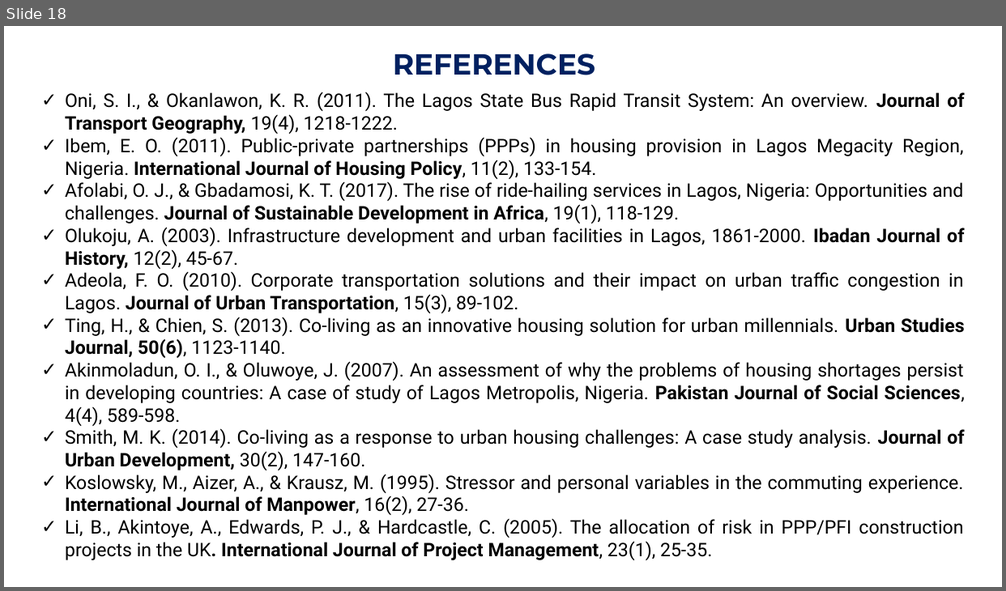
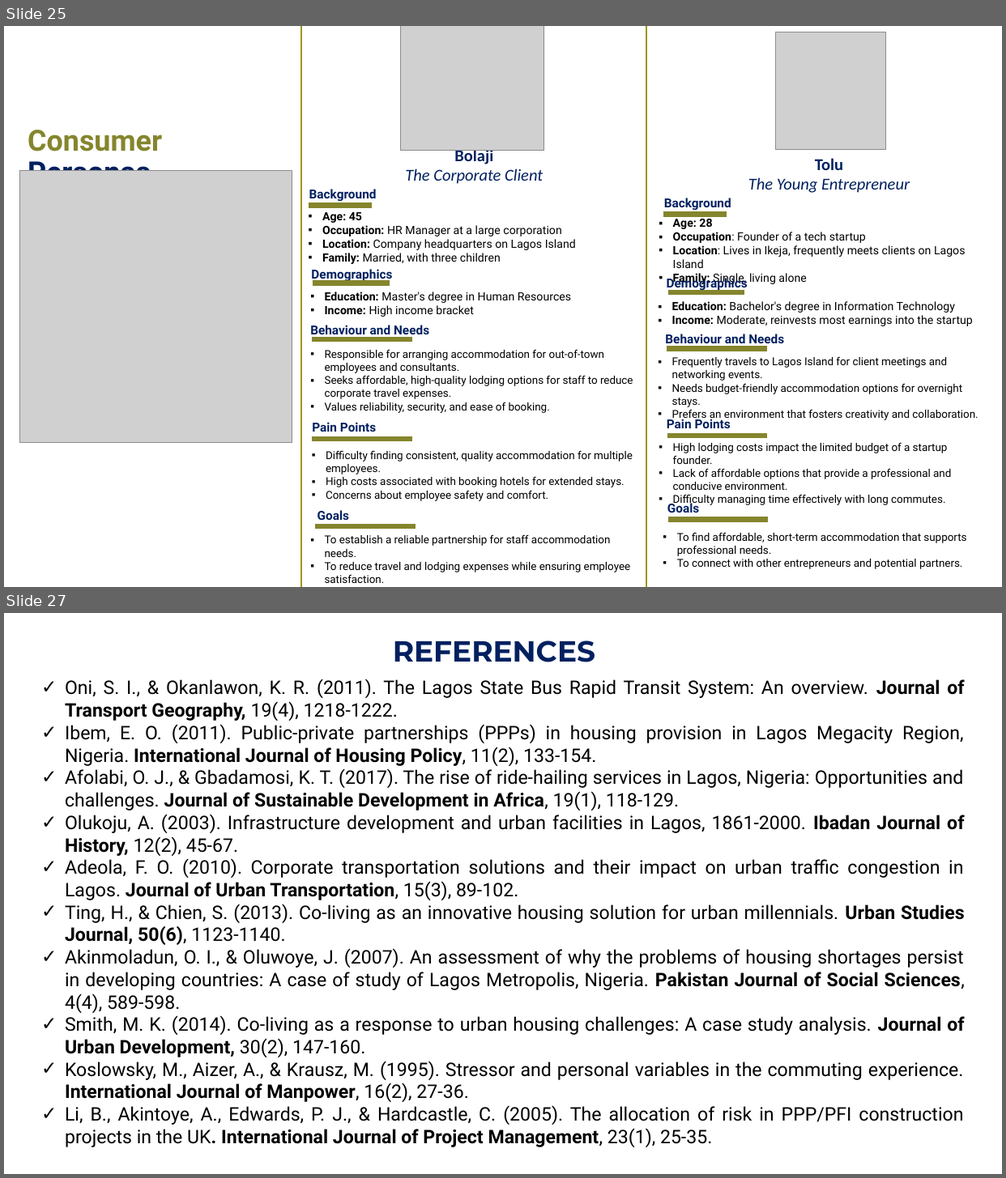
Before and after one commit to Gbekoilias/IslandRest-Hostel-Documentation, a slide deck: docs/Enhancing Hospitality IslandRest Hostel Operational Overview.pptx. Shown one above the other, each under a label of ours: slide 18 before the commit, slides 25 and 27 after it; the slides between them are not shown. The pictures are 1006x591 and 1006x1178 pixels, drawn with LibreOffice and Linux fonts; fonts in the diff are those of the drawing; grey boxes stand for pictures. Boxes give left, top, right and bottom in pixels: in the first picture for what was removed or moved away, otherwise in the second. Text is boxed around its words. In the diff, an @@ line names an element or a change of style, - is before the commit and + after.

```diff
--- a/docs/Enhancing Hospitality IslandRest Hostel Operational Overview.pptx
+++ b/docs/Enhancing Hospitality IslandRest Hostel Operational Overview.pptx
@@ slide 25 added at box(4, 26, 1002, 587), background #FFFFFF @@
@@ line added from (301, 26) to (301, 587), #9E9714 1.5 pt @@
@@ group added at box(309, 26, 633, 583): 11 texts, 5 rectangles, 1 picture @@
+Bolaji
+The Corporate Client
+Background
+▪ Age: 45
+▪ Occupation: HR Manager at a large corporation
+▪ Location: Company headquarters on Lagos Island
+▪ Family: Married, with three children
+Demographics
+▪ Education: Master's degree in Human Resources
+▪ Income: High income bracket
+Behaviour and Needs
+▪ Responsible for arranging accommodation for out-of-town employees and consultants.
+▪ Seeks affordable, high-quality lodging options for staff to reduce corporate travel expenses.
+▪ Values reliability, security, and ease of booking.
+Pain Points
+▪ Difficulty finding consistent, quality accommodation for multiple employees.
+▪ High costs associated with booking hotels for extended stays.
+▪ Concerns about employee safety and comfort.
+Goals
+▪ To establish a reliable partnership for staff accommodation needs.
+▪ To reduce travel and lodging expenses while ensuring employee satisfaction.
@@ line added from (646, 26) to (646, 587), #9E9714 1.5 pt @@
@@ picture added at box(776, 32, 887, 149) @@
@@ text added at box(27, 130, 162, 171), 28 pt, text #85852D, bold @@
+Consumer Personas
@@ picture added at box(20, 170, 292, 442) @@
@@ group added at box(664, 158, 978, 570): 11 texts, 5 rectangles @@
+Tolu
+The Young Entrepreneur
+Background
+▪ Age: 28
+▪ Occupation: Founder of a tech startup
+▪ Location: Lives in Ikeja, frequently meets clients on Lagos Island
+▪ Family: Single, living alone
+Demographics
+▪ Education: Bachelor's degree in Information Technology
+▪ Income: Moderate, reinvests most earnings into the startup
+Behaviour and Needs
+▪ Frequently travels to Lagos Island for client meetings and networking events.
+▪ Needs budget-friendly accommodation options for overnight stays.
+▪ Prefers an environment that fosters creativity and collaboration.
+Pain Points
+▪ High lodging costs impact the limited budget of a startup founder.
+▪ Lack of affordable options that provide a professional and conducive environment.
+▪ Difficulty managing time effectively with long commutes.
+Goals
+▪ To find affordable, short-term accommodation that supports professional needs.
+▪ To connect with other entrepreneurs and potential partners.
@@ what was slide 18 is now slide 27 @@
```
Also in this commit, not shown: 3 slides changed, 9 other slides added, 1 slide removed, 5 other files.
